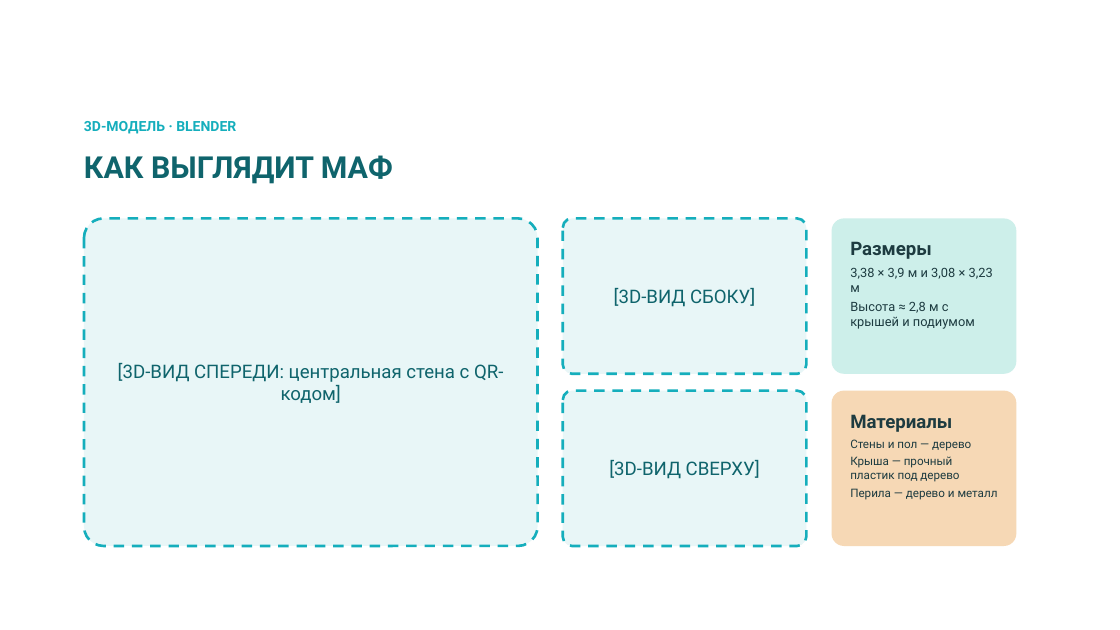
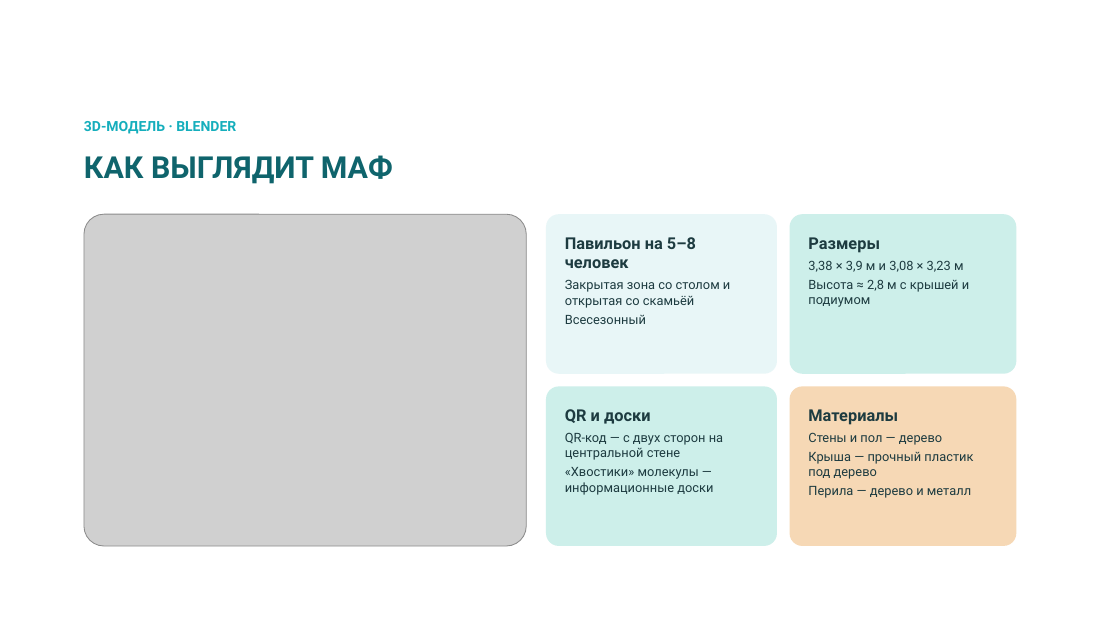
Before and after one commit to bnhogpad228/school-app, a slide deck: slide 11 of presentation/shkolny-dvor-SK-sreda.pptx. Drawn at 1120x630 pixels with LibreOffice and Linux fonts; fonts in the diff are those of the drawing; grey boxes stand for pictures; background and template pictures are left out. Boxes give left, top, right and bottom in pixels: in the first picture for what was removed or moved away, otherwise in the second. Text is boxed around its words. In the diff, an @@ line names an element or a change of style, - is before the commit and + after.

```diff
--- a/presentation/shkolny-dvor-SK-sreda.pptx
+++ b/presentation/shkolny-dvor-SK-sreda.pptx
@@ rounded rectangle removed at (x1=84, y1=218, x2=538, y2=546) @@
-[3D-ВИД СПЕРЕДИ: центральная стена с QR-кодом]
@@ picture added at (x1=84, y1=214, x2=527, y2=546) @@
@@ rounded rectangle "Павильон на 5–8 человек" resized from (x1=563, y1=218, x2=807, y2=374) to (x1=546, y1=214, x2=777, y2=374) @@
@@ rounded rectangle "Павильон на 5–8 человек" at (x1=546, y1=214, x2=777, y2=374): vertical alignment middle to top; outline #15AEBC 2.25 pt dashed to none; proportions changed @@
@@ text in rounded rectangle at (x1=565, y1=237, x2=730, y2=324): text changed; size 16 to 11 pt; text colour #0F646C to #1D3B40 @@
-[3D-ВИД СБОКУ]
+Павильон на 5–8 человек
+Закрытая зона со столом и открытая со скамьёй
+Всесезонный
@@ rounded rectangle "Размеры" resized from (x1=832, y1=218, x2=1017, y2=374) to (x1=790, y1=214, x2=1017, y2=374) @@
@@ text in rounded rectangle at (x1=808, y1=237, x2=880, y2=253): size 16 to 14 pt in "Размеры" @@
@@ rounded rectangle added at (x1=546, y1=386, x2=777, y2=546), fill #CDEFEA, 11 pt, text #1D3B40 @@
+QR и доски
+QR-код — с двух сторон на центральной стене
+«Хвостики» молекулы — информационные доски
@@ rounded rectangle "Материалы" resized from (x1=832, y1=391, x2=1017, y2=546) to (x1=790, y1=386, x2=1017, y2=546) @@
@@ rounded rectangle "Материалы" at (x1=790, y1=386, x2=1017, y2=546): size 16 to 14 pt in "Материалы"; size 10 to 11 pt in "Стены и пол — дерево", "Крыша — прочный пластик под дерево", "Перила — дерево и металл" @@
@@ rounded rectangle removed at (x1=563, y1=391, x2=807, y2=546) @@
-[3D-ВИД СВЕРХУ]
```
Also in this commit, not shown: 5 other slides changed, 1 other file.
